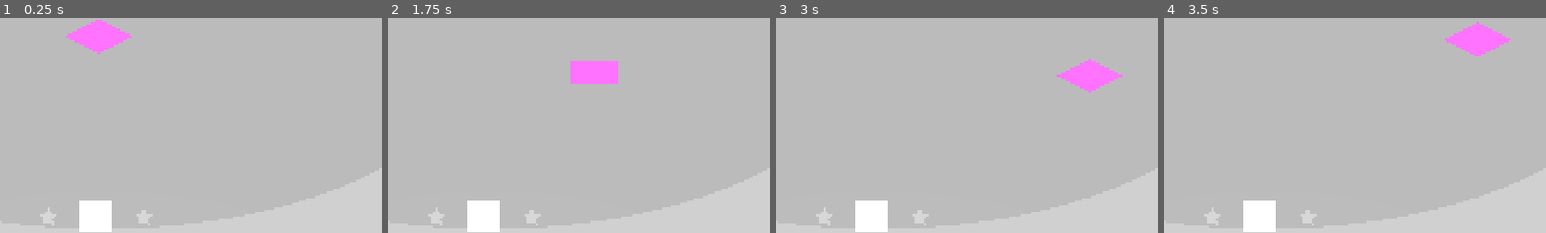
Above: before the commit, frames 1-4 (left to right).
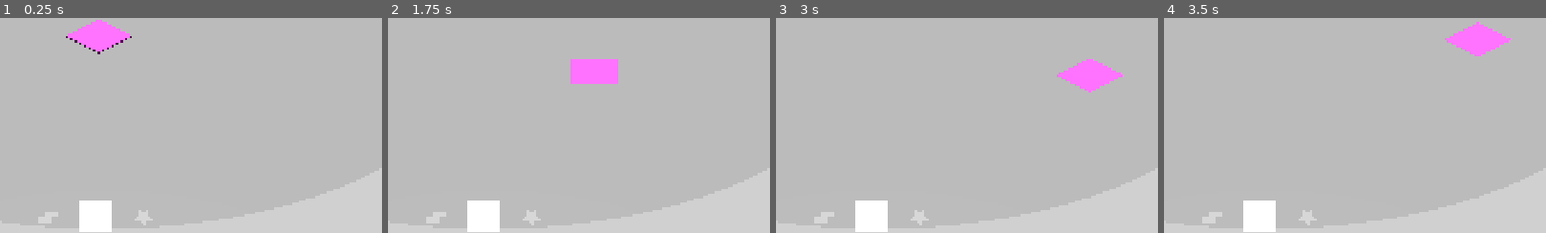
Above: after the commit, the same moments.

Repository: Kazuren/SquareHole
Game: Godot game, scene res://Main.tscn
Same seed, same stepped clock (60 frames per second), same inputs: the game is played once before the commit and once after it.
Inputs:
- Up to frame 1 (0.25 s): no input
- Up to frame 2 (1.75 s): tap Enter at 0.5 s; hold D (move_right) 0.53-1.28 s; tap R (rotate) at 0.6 s; hold S (move_down) from 1.28 s (still down); tap Shift (run) at 1.35 s
- Up to frame 3 (3 s): release S (move_down) at 2.03 s; hold D (move_right) 2.03-2.78 s; tap R (rotate) at 2.1 s; hold W (move_up) from 2.78 s (still down); tap Shift (run) at 2.85 s
- Up to frame 4 (3.5 s): keep holding W (move_up)
The pictures show only the part of the screen within x 37-87%, y 45-95%; the shares and areas given below are measured in that part.

The runs differ from the first frame. In frame 1, 0.3% of the frame differs, in the area x 10-40%, y 8-97%; in frame 2, 0.3%, in the area x 10-61%, y 19-97%; in frame 3, 0.3%; in frame 4, 0.2%.

Commit message:
asdsadsa das dasdfixi rtguhgeiuhhdfi

Diff:
--- a/Main.tscn
+++ b/Main.tscn
@@ -6,9 +6,10 @@
 [ext_resource type="Script" uid="uid://dvkje5eqk6kqh" path="res://PackedEnemy.gd" id="4_3dxm6"]
 [ext_resource type="Material" uid="uid://dgt6ps803lahi" path="res://ShapeMaterials/IntersectionShape.tres" id="4_cm0pq"]
 [ext_resource type="Material" uid="uid://ciwse55k7v1y3" path="res://ShapeMaterials/PreviewMaterial.tres" id="4_wkp8b"]
-[ext_resource type="Resource" uid="uid://ddejnxm31n0fh" path="res://Shapes/Cube/Cube.tres" id="7_03owx"]
+[ext_resource type="Resource" uid="uid://ddejnxm31n0fh" path="res://Shapes/Cube/CubePacked.tres" id="7_03owx"]
 [ext_resource type="Resource" uid="uid://l2rgga6pwi5k" path="res://Shapes/Star/StarPacked.tres" id="7_wkp8b"]
 [ext_resource type="PackedScene" uid="uid://cqqx5yicm0l24" path="res://hit_label.tscn" id="8_trn2v"]
+[ext_resource type="Resource" uid="uid://c4fc1lhgghdri" path="res://Shapes/Tetris/TetrisPacked.tres" id="9_20pc6"]
 [ext_resource type="PackedScene" uid="uid://0ml6tai6bru5" path="res://ShapeCarousel.tscn" id="11_20pc6"]
 
 [sub_resource type="Gradient" id="Gradient_20pc6"]
@@ -61,7 +62,7 @@
 preview_material = ExtResource("4_wkp8b")
 hit_label_scene = ExtResource("8_trn2v")
 score_color_gradient = SubResource("Gradient_20pc6")
-enemy_scenes = Array[ExtResource("4_3dxm6")]([ExtResource("7_wkp8b"), ExtResource("7_03owx")])
+enemy_scenes = Array[ExtResource("4_3dxm6")]([ExtResource("7_wkp8b"), ExtResource("7_03owx"), ExtResource("9_20pc6")])
 sanity_penalty_curve = SubResource("Curve_03owx")
 rotation_step = 45.0
 
@@ -86,8 +87,9 @@
 
 [node name="Player" parent="." unique_id=1842404196 instance=ExtResource("3_r0du0")]
 unique_name_in_owner = true
-transform = Transform3D(1, 0, 0, 0, 1, 0, 0, 0, 1, -0.1, -0.499, 0)
+transform = Transform3D(1, 0, 0, 0, 1, 0, 0, 0, 1, -0.1, 0, 0)
 material_override = SubResource("StandardMaterial3D_r0du0")
+metadata/_edit_lock_ = true
 
 [node name="SunPivot" type="Node3D" parent="." unique_id=1284798189]
 transform = Transform3D(0.89249134, 0, -0.45106447, 0, 1, 0, 0.45106447, 0, 0.89249134, 0, 0, 0)
--- a/Player.tscn
+++ b/Player.tscn
@@ -5,8 +5,9 @@
 [ext_resource type="Script" uid="uid://3g8b7vqjcpgj" path="res://PackedShape.gd" id="3_cxr5p"]
 [ext_resource type="Resource" uid="uid://nmp3181riajc" path="res://Shapes/PlayerShapes/Square.tres" id="4_tdg3f"]
 [ext_resource type="Resource" uid="uid://dshapestar01" path="res://Shapes/PlayerShapes/Star.tres" id="5_dtqjt"]
+[ext_resource type="Resource" uid="uid://ct34iwg4tgloc" path="res://Shapes/PlayerShapes/Tetris.tres" id="6_tdg3f"]
 
-[sub_resource type="ConvexPolygonShape2D" id="ConvexPolygonShape2D_cxr5p"]
+[sub_resource type="ConvexPolygonShape2D" id="ConvexPolygonShape2D_dtqjt"]
 resource_local_to_scene = true
 points = PackedVector2Array(50, 50, -50, 50, -50, -50, 50, -50)
 
@@ -20,14 +21,14 @@
 script = ExtResource("2_kpjcp")
 PLAYER_WALK_SPEED_PER_SECOND = 3.0
 PLAYER_RUN_SPEED_PER_SECOND = 5.0
-shapes = Array[ExtResource("3_cxr5p")]([ExtResource("4_tdg3f"), ExtResource("5_dtqjt")])
+shapes = Array[ExtResource("3_cxr5p")]([ExtResource("4_tdg3f"), ExtResource("5_dtqjt"), ExtResource("6_tdg3f")])
 
 [node name="CollisionShape2D" parent="." index="0" unique_id=976849342]
-shape = SubResource("ConvexPolygonShape2D_cxr5p")
+shape = SubResource("ConvexPolygonShape2D_dtqjt")
 
 [node name="Visual" type="CSGPolygon3D" parent="." index="1" unique_id=1329389281]
-transform = Transform3D(1, 0, 0, 0, 0, 1, 0, -1, 0, 0, 0.5, 0)
+transform = Transform3D(1, 0, 0, 0, -4.371139e-08, -1, 0, 1, -4.371139e-08, 0, 0, 0)
 cast_shadow = 0
 polygon = PackedVector2Array(0.5, 0.5, -0.5, 0.5, -0.5, -0.5, 0.5, -0.5)
-depth = 0.02
+depth = 0.01
 material = SubResource("StandardMaterial3D_visual")
--- a/ShapeEntity.gd
+++ b/ShapeEntity.gd
@@ -61,6 +61,14 @@
 		* Transform2D(0, Vector2.ONE, 0, -projected_pos_scaled)
 
 
+func get_points_local_transformed() -> PackedVector2Array:
+	# Scale + rotation only, no translation. Use together with a node
+	# positioned at the entity's world position for a properly-oriented shape.
+	return self.get_points_2d() \
+		* Transform2D(0, Vector2.ONE * shape_scale, 0, Vector2.ZERO) \
+		* Transform2D(deg_to_rad(-shape_rotation_degrees), Vector2.ONE, 0, Vector2.ZERO)
+
+
 func get_intersection_shape(other_entity: ShapeEntity) -> Variant: # PackedVector2Array | NULL
 	var my_shape_translated_points = self.get_translated_vectorarray()
 	var other_shape_translated_points = other_entity.get_translated_vectorarray()
--- a/Shapes/Cube/Cube.tres
+++ b/Shapes/Cube/CubePacked.tres
@@ -20,12 +20,12 @@
 point_count = 2
 
 [sub_resource type="Curve" id="Curve_1m6dx"]
-_data = [Vector2(0, 1), 0.0, 0.0, 0, 0, Vector2(1, 0.2), 0.0, 0.0, 0, 0]
+_data = [Vector2(1e-05, 0), 0.0, 0.0, 0, 0, Vector2(1, 0), 0.0, 0.0, 0, 0]
 point_count = 2
 
 [resource]
-script = ExtResource("2_xylws")
+script = ExtResource("2_mqfij")
 weight_curve = SubResource("Curve_1m6dx")
-scene = ExtResource("1_ap3gu")
+scene = ExtResource("1_cf3s4")
 rotation_weight_curves = Array[Curve]([SubResource("Curve_ap3gu"), SubResource("Curve_xylws"), SubResource("Curve_ap3gu"), SubResource("Curve_xylws"), SubResource("Curve_45f0l"), SubResource("Curve_xylws"), SubResource("Curve_cseq4"), SubResource("Curve_xylws")])
 metadata/_custom_type_script = "uid://dvkje5eqk6kqh"
--- a/Shapes/PlayerShapes/Star.tres
+++ b/Shapes/PlayerShapes/Star.tres
@@ -4,5 +4,5 @@
 
 [resource]
 script = ExtResource("1_packedshape")
-points = PackedVector2Array(-0.246, 0.08, -0.476, -0.155, -0.152, -0.21, 0, -0.5, 0.152, -0.21, 0.476, -0.155, 0.246, 0.08, 0.294, 0.405, 0, 0.259, -0.294, 0.405)
+points = PackedVector2Array(-0.246, -0.08, -0.476, 0.155, -0.152, 0.21, 0, 0.5, 0.152, 0.21, 0.476, 0.155, 0.246, -0.08, 0.294, -0.405, 0, -0.259, -0.294, -0.405)
 display_name = "Star"
--- /dev/null
+++ b/Shapes/PlayerShapes/Tetris.tres
@@ -0,0 +1,9 @@
+[gd_resource type="Resource" script_class="PackedShape" format=3 uid="uid://ct34iwg4tgloc"]
+
+[ext_resource type="Script" uid="uid://3g8b7vqjcpgj" path="res://PackedShape.gd" id="1_6wlwk"]
+
+[resource]
+script = ExtResource("1_6wlwk")
+points = PackedVector2Array(-0.5, 0.333, -0.167, 0.333, 0.167, 0.333, 0.167, 0, 0.5, 0, 0.5, -0.333, 0.16, -0.333, -0.166, -0.333, -0.167, 0, -0.5, 0)
+display_name = "Tetris"
+metadata/_custom_type_script = "uid://3g8b7vqjcpgj"
--- a/Shapes/Star/Star.tscn
+++ b/Shapes/Star/Star.tscn
@@ -9,7 +9,6 @@
 
 [node name="Star" unique_id=56703870 instance=ExtResource("1_h8hqe")]
 mesh = ExtResource("2_ketn6")
-metadata/_edit_lock_ = true
 
 [node name="CollisionShape2D" parent="." index="0" unique_id=976849342]
 shape = SubResource("ConvexPolygonShape2D_h8hqe")
--- a/Shapes/Star/StarPacked.tres
+++ b/Shapes/Star/StarPacked.tres
@@ -12,7 +12,7 @@
 point_count = 2
 
 [sub_resource type="Curve" id="Curve_ih7ql"]
-_data = [Vector2(0.025, 0), 0.0, 0.0, 0, 0, Vector2(1, 0.5), 0.0, 0.0, 0, 0]
+_data = [Vector2(0.025, 0), 0.0, 0.0, 0, 0, Vector2(1, 0), 0.0, 0.0, 0, 0]
 point_count = 2
 
 [resource]
--- a/Shapes/Tetris/Tetris.tscn
+++ b/Shapes/Tetris/Tetris.tscn
@@ -5,10 +5,13 @@
 
 [sub_resource type="ConvexPolygonShape2D" id="ConvexPolygonShape2D_6dspp"]
 resource_local_to_scene = true
-points = PackedVector2Array(50, 50, -50, 50, -50, -50, 50, -50)
+points = PackedVector2Array(-0.5, 0.333, -0.167, 0.333, 0.167, 0.333, 0.167, 0, 0.5, 0, 0.5, -0.333, 0.16, -0.333, -0.166, -0.333, -0.167, 0, -0.5, 0)
 
-[node name="Enemy" unique_id=56703870 instance=ExtResource("1_t23dy")]
+[node name="Tetris" unique_id=56703870 instance=ExtResource("1_t23dy")]
+transform = Transform3D(1, 0, 0, 0, -1, 8.742278e-08, 0, -8.742278e-08, -1, 0, 0, 0)
 mesh = ExtResource("2_6dspp")
+metadata/_edit_lock_ = true
 
 [node name="CollisionShape2D" parent="." index="0" unique_id=976849342]
 shape = SubResource("ConvexPolygonShape2D_6dspp")
+metadata/_edit_lock_ = true
--- a/Shapes/Tetris/TetrisPacked.tres
+++ b/Shapes/Tetris/TetrisPacked.tres
@@ -3,7 +3,12 @@
 [ext_resource type="Script" uid="uid://dvkje5eqk6kqh" path="res://PackedEnemy.gd" id="1_qq4gm"]
 [ext_resource type="PackedScene" uid="uid://du86rn618ns15" path="res://Shapes/Tetris/Tetris.tscn" id="1_tg408"]
 
+[sub_resource type="Curve" id="Curve_tg408"]
+_data = [Vector2(0, 1), 0.0, 0.0, 0, 0, Vector2(1, 0), 0.0, 0.0, 0, 0]
+point_count = 2
+
 [resource]
 script = ExtResource("1_qq4gm")
+weight_curve = SubResource("Curve_tg408")
 scene = ExtResource("1_tg408")
 metadata/_custom_type_script = "uid://dvkje5eqk6kqh"
--- a/enemy.gd
+++ b/enemy.gd
@@ -16,4 +16,4 @@
 
 
 func _physics_process(delta: float) -> void:
-	self.translate(Vector3(0, -BASE_METERS_PER_SECOND * delta, 0))
+	self.global_translate(Vector3(0, -BASE_METERS_PER_SECOND * delta, 0))
--- a/main.gd
+++ b/main.gd
@@ -138,9 +138,9 @@
 	var preview := CSGPolygon3D.new()
 	add_child(preview)
 	preview.depth = 0.01
-	preview.polygon = node.get_translated_vectorarray()
+	preview.polygon = node.get_points_local_transformed()
 	preview.rotate_x(deg_to_rad(90))
-	preview.global_translate(Vector3(0, 0.005, 0))
+	preview.global_position = Vector3(node.position.x, 0.005, node.position.z)
 	preview.material = preview_material.duplicate()
 	preview.sorting_offset = 5
 	enemy_previews[node] = preview
@@ -222,13 +222,22 @@
 			var player_excess_shapes: Array[PackedVector2Array] = player.get_player_excess_shapes(e)
 
 			if intersection_shape != null:
+				var centroid := Vector2.ZERO
+				for p in intersection_shape:
+					centroid += p
+				centroid /= intersection_shape.size()
+
+				var local_points := PackedVector2Array()
+				for p in intersection_shape:
+					local_points.append(p - centroid)
+
 				var intersection_polygon: CSGPolygon3D = CSGPolygon3D.new()
 				add_child(intersection_polygon)
 
 				intersection_polygon.depth = 0.02
-				intersection_polygon.polygon = intersection_shape
+				intersection_polygon.polygon = local_points
 				intersection_polygon.rotate_x(deg_to_rad(90))
-				intersection_polygon.global_translate(Vector3(0, 0.01, 0))
+				intersection_polygon.global_position = Vector3(centroid.x, 0.01, centroid.y)
 				intersection_polygon.material = intersection_material.duplicate()
 				intersection_polygon.sorting_offset = 10
 
@@ -252,6 +261,17 @@
 func spawn_xor_visual(shapes: Array[PackedVector2Array]) -> void:
 	if shapes.is_empty():
 		return
+
+	# Shared pivot across all shapes so the combiner sits at a meaningful
+	# position and each child polygon is stored in local space around it.
+	var centroid := Vector2.ZERO
+	var total_points := 0
+	for shape in shapes:
+		for p in shape:
+			centroid += p
+			total_points += 1
+	if total_points > 0:
+		centroid /= total_points
 
 	# Use a combiner so clockwise-winding polygons (holes from clip_polygons)
 	# can be subtracted from their outer boundary. This produces ring shapes
@@ -259,7 +279,7 @@
 	var combiner := CSGCombiner3D.new()
 	add_child(combiner)
 	combiner.rotate_x(deg_to_rad(90))
-	combiner.global_translate(Vector3(0, 0.01, 0))
+	combiner.global_position = Vector3(centroid.x, 0.01, centroid.y)
 	combiner.sorting_offset = 10
 
 	var child_materials: Array[BaseMaterial3D] = []
@@ -267,7 +287,10 @@
 	for shape in shapes:
 		var csg := CSGPolygon3D.new()
 		combiner.add_child(csg)
-		csg.polygon = shape
+		var local_shape := PackedVector2Array()
+		for p in shape:
+			local_shape.append(p - centroid)
+		csg.polygon = local_shape
 		csg.depth = 0.02
 		csg.material = xor_material.duplicate()
 		child_materials.append(csg.material)
Not shown: 1 places in Shapes/Cube/CubePacked.tres that only renumber resources
Not shown, changed: BlenderFiles/Shapes.blend
